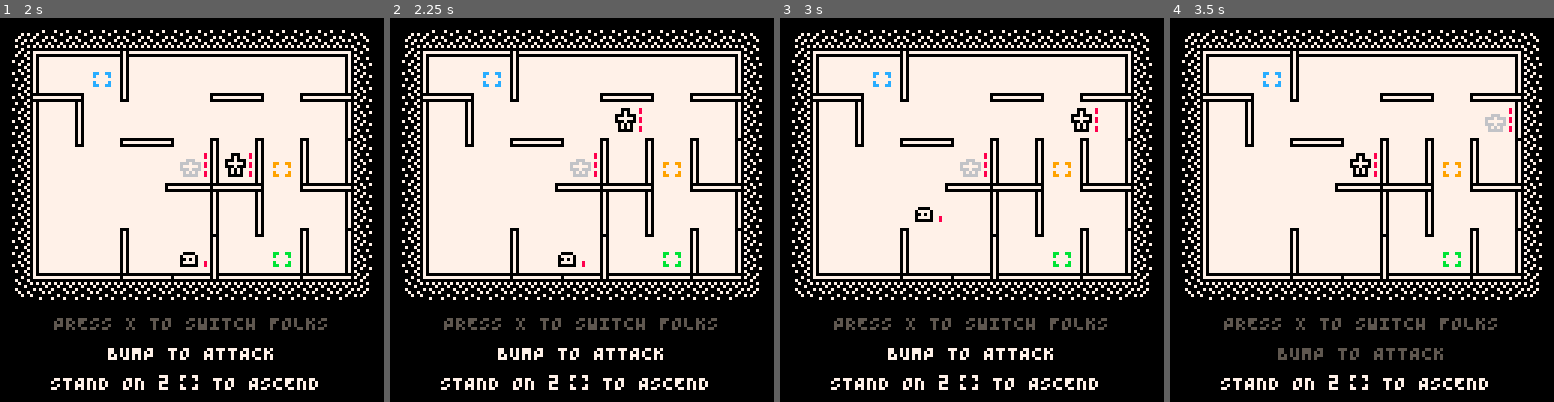
Above: before the commit, frames 1-4 (left to right).
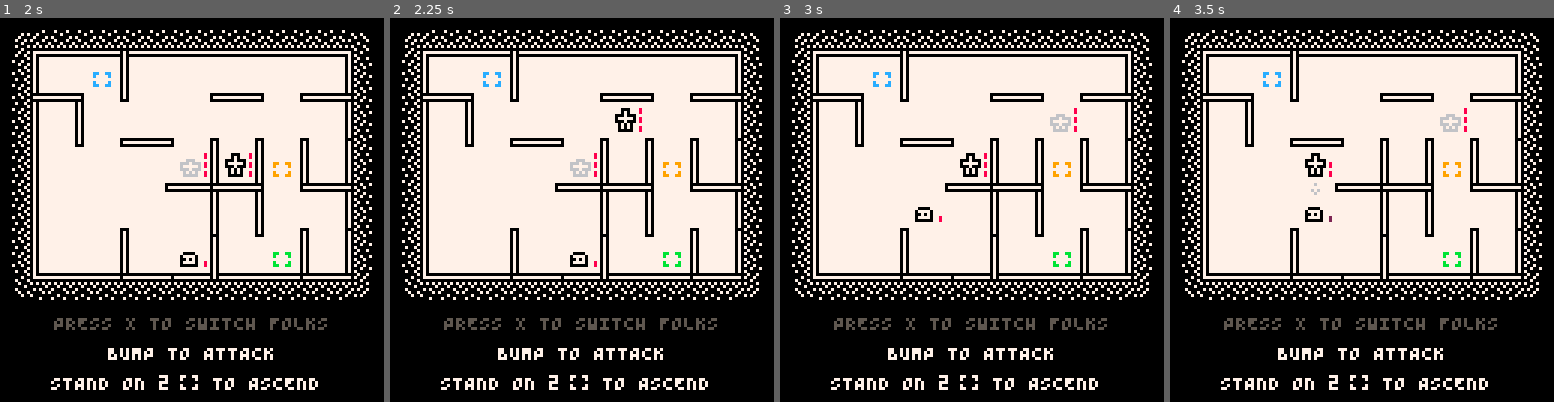
Above: after the commit, the same moments.

Repository: taylordolan/grid-folks
Game: PICO-8 cartridge grid_folks.p8
Two runs of this game, one before a commit and one after it. Both use one fixed random seed, a clock stepped at 60 frames per second and the inputs below.
Inputs:
- Up to frame 1 (2 s): tap X (X key) at 0.33, 1.07, 1.85 s; tap O (Z key) at 0.7, 1.7 s; hold Right from 1.6 s (still down)
- Up to frame 2 (2.25 s): release Right at 2.1 s; tap O (Z key) at 2.1 s; hold Up from 2.15 s (still down)
- Up to frame 3 (3 s): release Up at 2.42 s; hold Right from 2.47 s (still down); tap O (Z key) at 2.5, 2.9 s; tap X (X key) at 2.97 s
- Up to frame 4 (3.5 s): release Right at 3.03 s; hold Left from 3.08 s (still down); tap O (Z key) at 3.3 s

Frame 1 is identical in both runs. In frame 2, 0.2% of the frame differs, in the area x 43-54%, y 60-65%; in frame 3, 0.6%; in frame 4, 1.5%, in the area x 28-90%, y 23-90%.

Commit message:
hopefully actually fix timid enemy movement

Diff:
--- a/grid_folks.p8
+++ b/grid_folks.p8
@@ -101,6 +101,7 @@
 	hero_a.active = true
 	set_tile(hero_a, {3,3})
 	set_tile(hero_b, {5,3})
+	update_maps()
 
 	-- initial pads
 	refresh_pads()
@@ -236,6 +237,10 @@
 			refresh_walls()
 			depth -= 1
 		end
+
+		-- update distance maps for heroes and grow enemies
+		update_maps()
+
 		shuff(enemies)
 		for next in all(enemies) do
 			next:update()
@@ -1379,19 +1384,26 @@
 		if _b and (_b.color == 008 or _b.color == 009) and not _c then
 			set_tile(new_charge(_b.color), tile(_b))
 		end
-		if thing.sub_type == "grow" then
-			thing.dmap_ideal = get_distance_map(tile(thing))
-			thing.dmap_avoid = get_distance_map(tile(thing), {"enemy", "hero"})
-		end
 	-- trigger hero step sounds
+	-- todo: this shouldn't get triggered when the hero is initially deployed
 	elseif thing.type == "hero" then
-		thing.dmap_ideal = get_distance_map(tile(thing))
-		thing.dmap_avoid = get_distance_map(tile(thing), {"enemy"})
-		-- todo: this shouldn't get triggered when the hero is initially deployed
 		if find_type("pad", dest) then
 			sfx(sounds.pad_step, 3)
 		else
 			sfx(sounds.step, 3)
+		end
+	end
+end
+
+function update_maps()
+	for next in all(heroes) do
+		next.dmap_ideal = get_distance_map(tile(next))
+		next.dmap_avoid = get_distance_map(tile(next), {"enemy"})
+	end
+	for next in all(enemies) do
+		if next.sub_type == "grow" then
+			next.dmap_ideal = get_distance_map(tile(next))
+			next.dmap_avoid = get_distance_map(tile(next), {"enemy", "hero"})
 		end
 	end
 end
